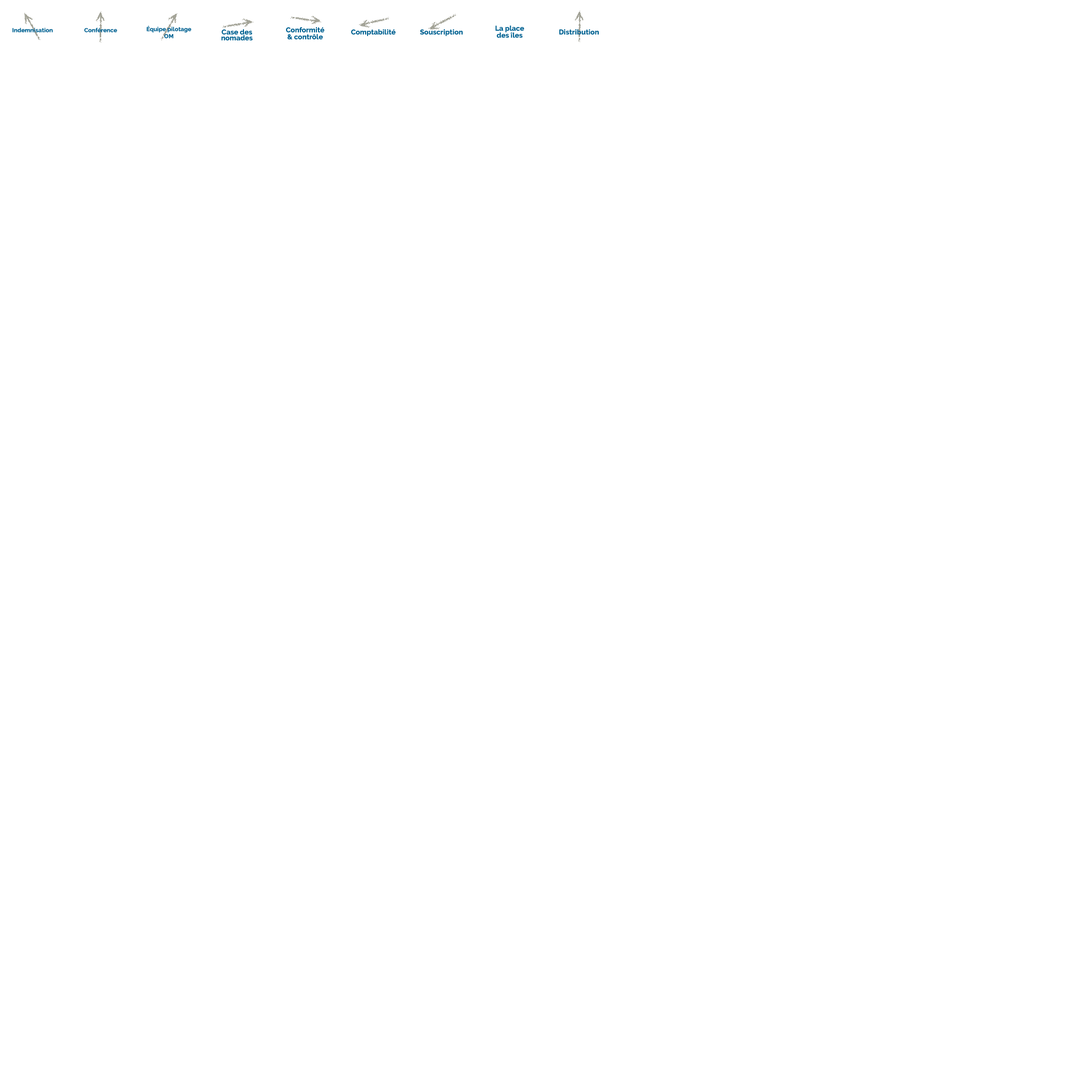
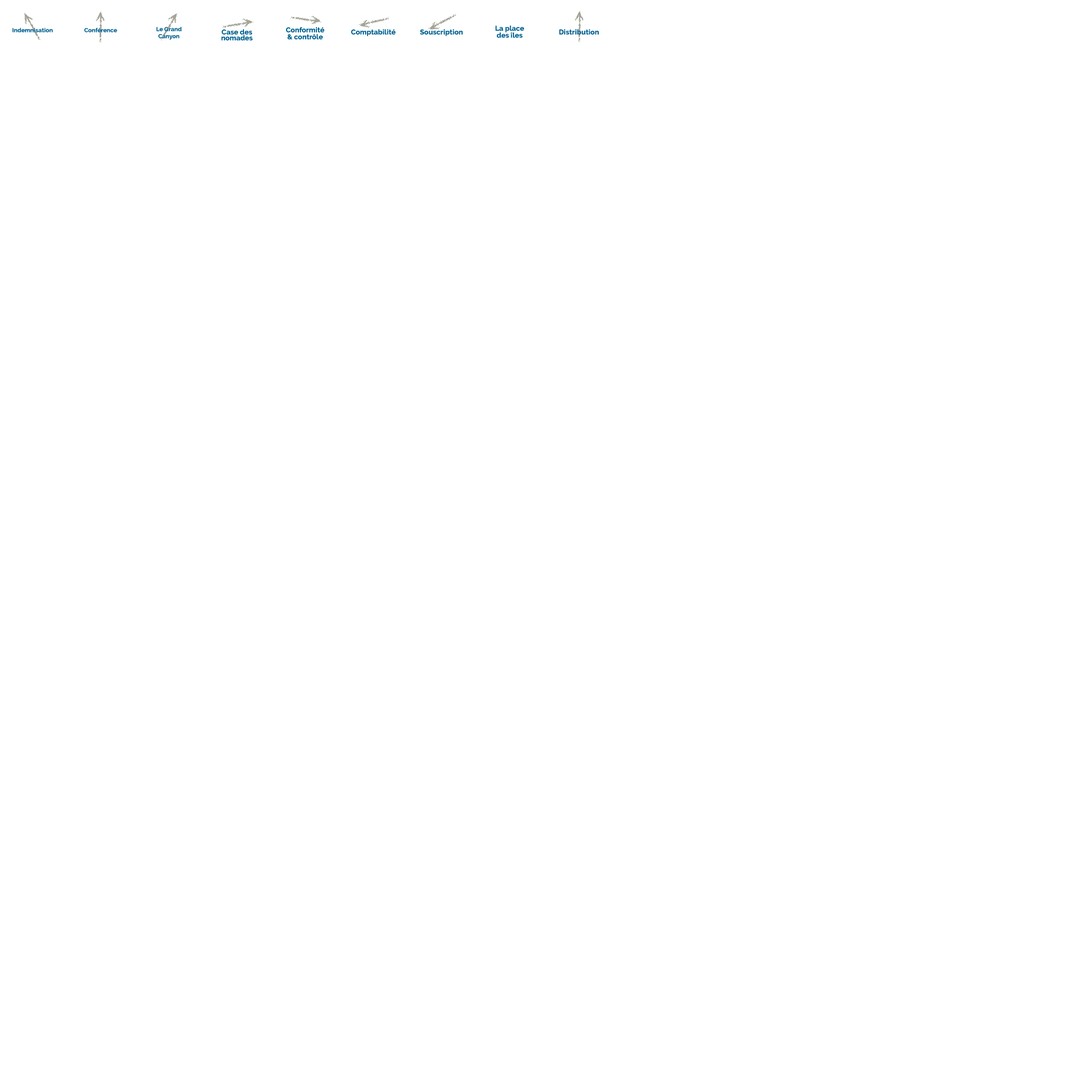
Before/after of a 1091px x 1091px layered artwork. What changed in the layer stack:
renamed "Équipe pilotage OM" to "Le Grand Canyon", painted on it over (x1=146, y1=25, x2=192, y2=40)
